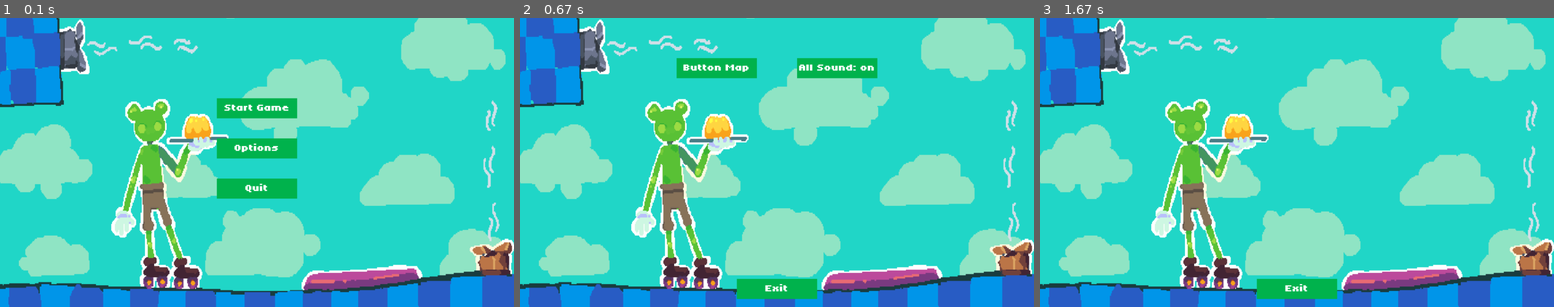
Above: before the commit, frames 1-3 (left to right).
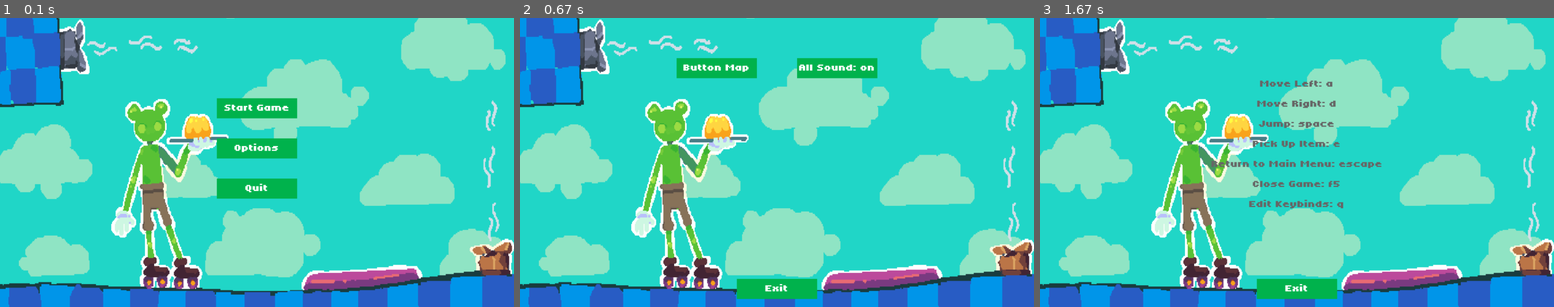
Above: after the commit, the same moments.

Repository: Aurnyxci/LOVE-Jam-2026-B
Game: LÖVE game, started from Love Jam 2026B/main.lua
Two runs of this game, one before a commit and one after it. Both use one fixed random seed, a clock stepped at 60 frames per second and the inputs below.
Inputs:
- Up to frame 1 (0.1 s): no input
- Up to frame 2 (0.67 s): click "Options" at 0.38 s
- Up to frame 3 (1.67 s): click "Button Map" at 0.88 s

The runs differ from the first frame. In frame 3, 1.6% of the frame differs, in the area x 33-67%, y 21-66%.

Commit message:
reworked how fonts are loaded to be global and added a the bold italic version for future use

Diff:
--- a/Love Jam 2026B/controls.json
+++ b/Love Jam 2026B/controls.json
@@ -22,5 +22,9 @@
     {
         "action" : "Close Game",
         "keybind" : "f5"
+    },
+    {
+        "action" : "Edit Keybinds",
+        "keybind" : "q"
     }
 ]
--- a/Love Jam 2026B/main.lua
+++ b/Love Jam 2026B/main.lua
@@ -13,8 +13,13 @@
     local json = require("libs.json") --loads json library
     ctrls = json.decode(love.filesystem.read("controls.json")) --loads ctrls json
 
-    screenWidth = love.graphics.getWidth()
+    screenWidth = love.graphics.getWidth() --finds the height and width of the screen
     screenHeight = love.graphics.getHeight()
+
+    mainFont = love.graphics.newFont( --main font load
+    "assets/fonts/Tiny5Duo-VariableFont_BLED,JITT,ROND,wdth,wght.ttf",
+    24
+    )
 
     love.graphics.setDefaultFilter("nearest","nearest")
     LoadScene(require("menus/main_menu")) --loads the main menu
--- a/Love Jam 2026B/menus/button_map_menu.lua
+++ b/Love Jam 2026B/menus/button_map_menu.lua
@@ -2,11 +2,6 @@
 
 function options:enter()
     self.titleBackground = love.graphics.newImage("/assets/backgrounds/main_menu_placeholderbg.png") --short function for big image path
-
-    self.buttonFont = love.graphics.newFont(
-    "assets/fonts/Tiny5Duo-VariableFont_BLED,JITT,ROND,wdth,wght.ttf",
-    24
-    )
 
     self.buttons = {
         {
@@ -51,7 +46,7 @@
         )
 
         love.graphics.setColor(1, 1, 1)
-        love.graphics.setFont(self.buttonFont)
+        love.graphics.setFont(mainFont)
         love.graphics.printf(
             button.text,
             button.x,
@@ -61,17 +56,20 @@
         )
     end
 
+    local i = 1
 
-    --im trying to make a ctrls viewer but its not wroking atp and irdk why :sob:
-    --[[for _, c in ipairs(ctrls) do
+    for _, c in ipairs(ctrls) do
+        love.graphics.setColor(0.4, 0.4, 0.4)
         love.graphics.printf(
             ctrls[i].action .. ": " .. ctrls[i].keybind,
-            screenWidth / 2,
+            (screenWidth / 2) - ((screenWidth / 2) / 2),
             (i * 50) + 100,
-            200,
+            (screenWidth / 2),
             "center"
         )
-    end]]
+        i = i + 1
+    end
+    love.graphics.setColor(1, 1, 1)
 
 end
 
--- a/Love Jam 2026B/menus/main_menu.lua
+++ b/Love Jam 2026B/menus/main_menu.lua
@@ -2,11 +2,6 @@
 
 function menu:enter()
     self.titleBackground = love.graphics.newImage("/assets/backgrounds/main_menu_placeholderbg.png") --short function for big image path
-
-    self.buttonFont = love.graphics.newFont(
-    "assets/fonts/Tiny5Duo-VariableFont_BLED,JITT,ROND,wdth,wght.ttf",
-    24
-    )
 
     self.buttons = {
         {
@@ -65,7 +60,7 @@
         )
 
         love.graphics.setColor(1, 1, 1)
-        love.graphics.setFont(self.buttonFont)
+        love.graphics.setFont(mainFont)
         love.graphics.printf(
             button.text, --sets the text it would be using
             button.x, --the x coordinate
--- a/Love Jam 2026B/menus/options_menu.lua
+++ b/Love Jam 2026B/menus/options_menu.lua
@@ -4,11 +4,6 @@
 
 function options:enter()
     self.titleBackground = love.graphics.newImage("/assets/backgrounds/main_menu_placeholderbg.png") --short function for big image path
-
-    self.buttonFont = love.graphics.newFont(
-    "assets/fonts/Tiny5Duo-VariableFont_BLED,JITT,ROND,wdth,wght.ttf",
-    24
-    )
 
     self.buttons = {
         {
@@ -66,10 +61,12 @@
             button.w,
             button.h
         )
+
+        love.graphics.setFont(mainFont)
+
         if button.text == "All Sound: " then
             if musicOrSound then
                 love.graphics.setColor(1, 1, 1)
-                love.graphics.setFont(self.buttonFont)
                 love.graphics.printf(
                     button.text .. "on",
                     button.x,
@@ -78,8 +75,7 @@
                     "center"
                 )
             else
-                 love.graphics.setColor(1, 1, 1)
-                love.graphics.setFont(self.buttonFont)
+                love.graphics.setColor(1, 1, 1)
                 love.graphics.printf(
                     button.text .. "off",
                     button.x,
@@ -90,7 +86,6 @@
             end
         else
             love.graphics.setColor(1, 1, 1)
-            love.graphics.setFont(self.buttonFont)
             love.graphics.printf(
                 button.text,
                 button.x,
Binary file added: Love Jam 2026B/assets/fonts/Tiny5Duo-ExtraBoldItalic.ttf
